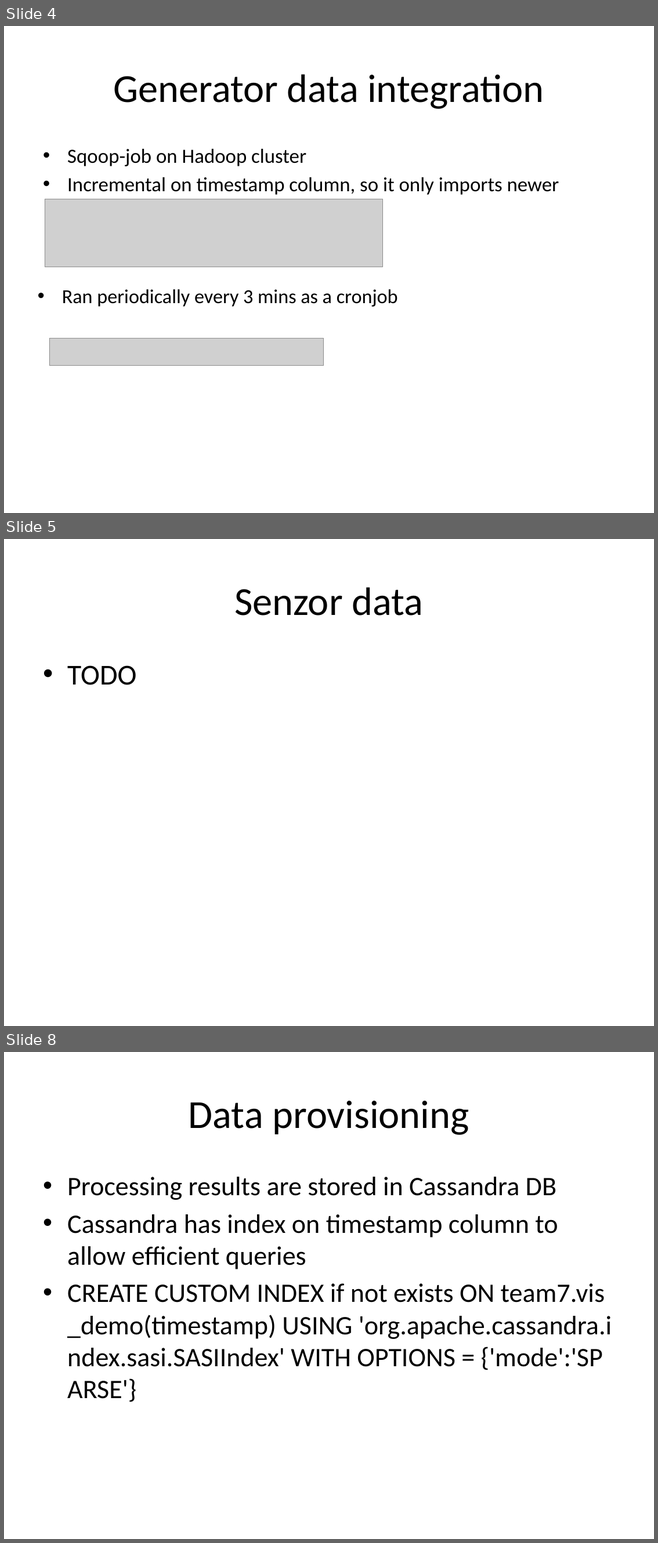
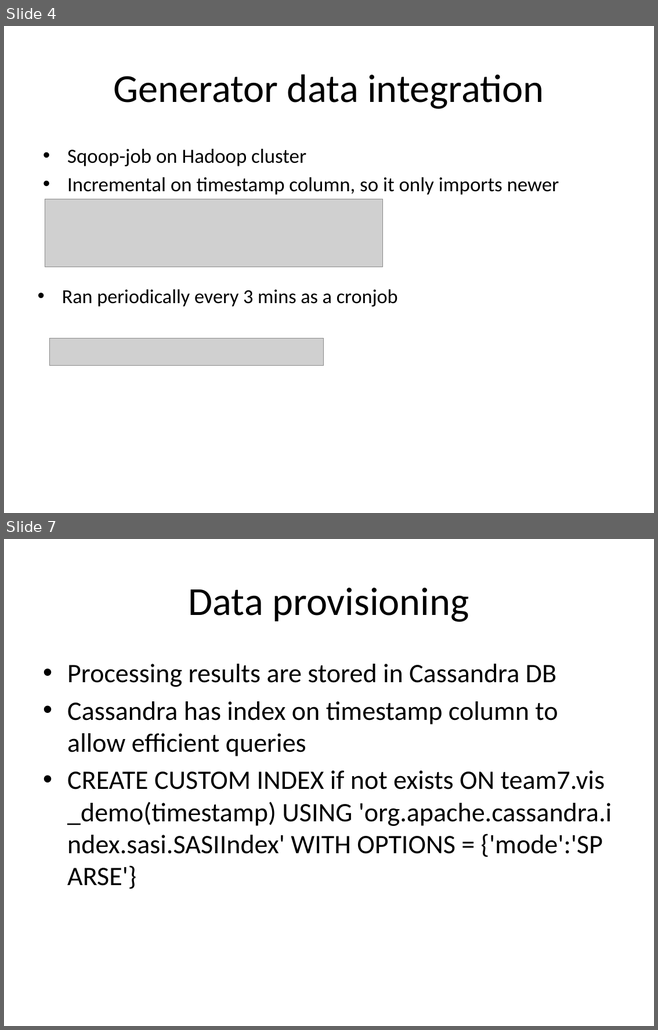
Before and after one commit to StefanSebastian/BigDataProject, a slide deck: Docs/Presentation.pptx. Shown one above the other, each under a label of ours: slides 4, 5 and 8 before the commit, slides 4 and 7 after it; the slides between them are not shown. The pictures are 658x1543 and 658x1030 pixels, drawn with LibreOffice and Linux fonts; fonts in the diff are those of the drawing; grey boxes stand for pictures. Boxes give left, top, right and bottom in pixels: in the first picture for what was removed or moved away, otherwise in the second. Text is boxed around its words. In the diff, an @@ line names an element or a change of style, - is before the commit and + after.

```diff
--- a/Docs/Presentation.pptx
+++ b/Docs/Presentation.pptx
@@ slide 5 removed at (4,539,654,1026), background #FFFFFF @@
@@ title removed at (234,587,423,616) @@
-Senzor data
@@ text removed at (67,665,136,685) @@
-• TODO
@@ what was slide 8 is now slide 7 @@
```
Also in this commit, not shown: 2 slides changed, 1 slide added, 1 other slide removed.
